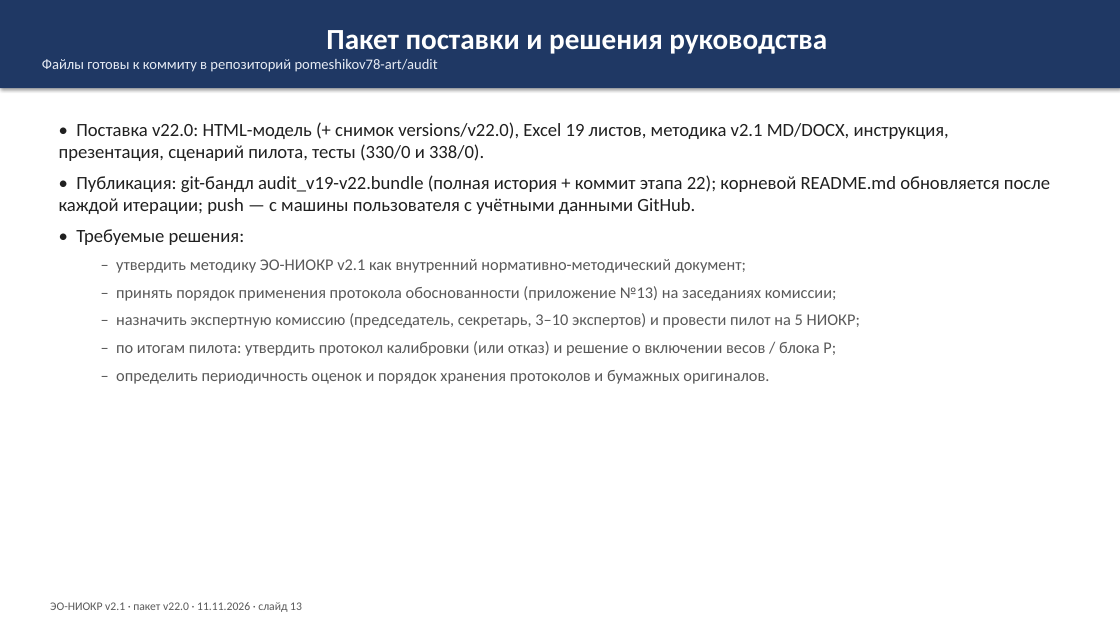
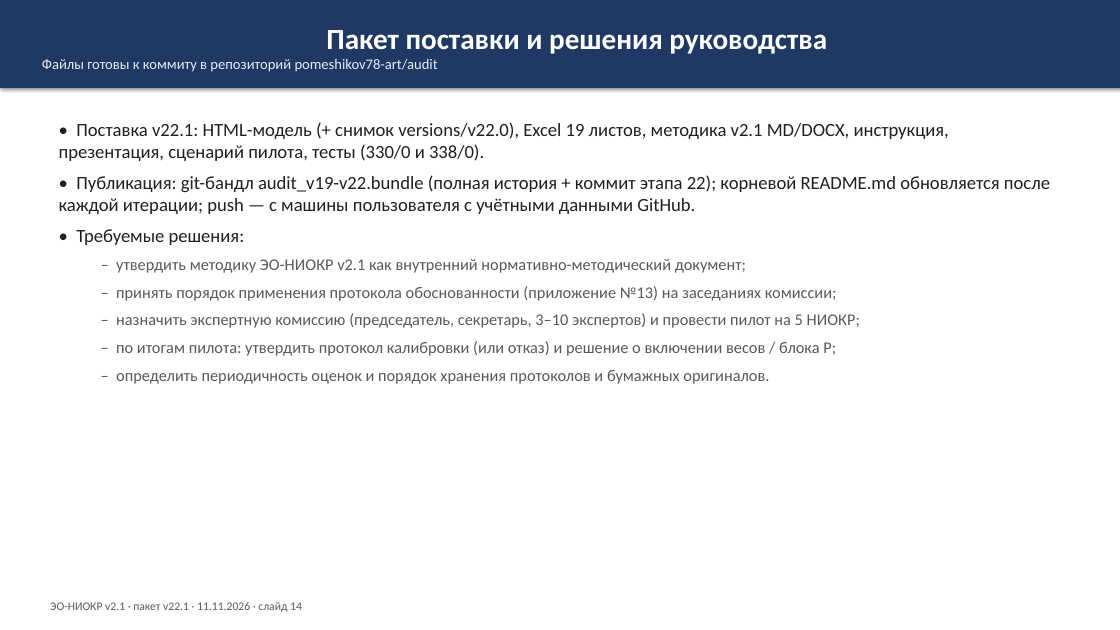
Before and after one commit to pomeshikov78-art/audit, a slide deck: slide 14 of output/12_Презентация_ЭО_НИОКР_v22.pptx (slide 13 before the commit). Drawn at 1120x630 pixels with LibreOffice and Linux fonts; fonts in the diff are those of the drawing. Boxes give left, top, right and bottom in pixels: in the first picture for what was removed or moved away, otherwise in the second. Text is boxed around its words. In the diff, an @@ line names an element or a change of style, - is before the commit and + after.

Commit message:
Этап 23 (v22.1): синхронизация информации пакета и запись в репозиторий
Сквозной аудит согласованности (scripts/_sync23_audit.py, только стандартная библиотека):
факты извлечены из OOXML/HTML/MD (19 листов Excel, 14 слайдов, 21 раздел и 13 приложений
методики, 18 колонок CSV, версия модели, идентичность снимку, числа стенда) и сверены
с утверждениями корневого README, итогового README, инструкции, сценария, презентации
и журнала версий. Итог: 116 проверок / 0 расхождений.

Устранено реальное рассогласование числового формата: генерируемые документы использовали
десятичную точку, остальной пакет - запятую. Введён форматтер ru_num() с защитой версий,
дат, номеров разделов и имён файлов; презентация и сценарий перегенерированы.
В презентацию добавлен слайд 'Обоснованность на учебном стенде' с таблицей по всем 5 НИОКР
(n, I_A/I_C, W, ДИ с зонами и устойчивостью, ворота, вердикт) - 14 слайдов; значения
синхронны с корневым README и §6.1 сценария.

Модель v22.0, Excel v22 (19 листов) и методика ЭО-НИОКР v2.1 НЕ изменялись.
Расчётные проверки этапа 22 в силе: test_v22.js 330/0, _qa22_probe.js 28/28,
verify_10_xlsx_22.py 338/0.

Обновлены: корневой README.md (журнал итераций + раздел синхронизации), итоговый README
(поставка v22.1), инструкция, VERSIONS.md (пункт 32).

```diff
--- a/output/12_Презентация_ЭО_НИОКР_v22.pptx
+++ b/output/12_Презентация_ЭО_НИОКР_v22.pptx
@@ text at [59, 122, 949, 161]: text changed @@
-• Поставка v22.0: HTML-модель (+ снимок versions/v22.0), Excel 19 листов, методика v2.1 MD/DOCX, инструкция, презентация, сценарий пилота, тесты (330/0 и 338/0).
+• Поставка v22.1: HTML-модель (+ снимок versions/v22.0), Excel 19 листов, методика v2.1 MD/DOCX, инструкция, презентация, сценарий пилота, тесты (330/0 и 338/0).
@@ text at [50, 602, 302, 612]: text changed @@
-ЭО-НИОКР v2.1 · пакет v22.0 · 11.11.2026 · слайд 13
+ЭО-НИОКР v2.1 · пакет v22.1 · 11.11.2026 · слайд 14
```
Also in this commit, not shown: 12 other slides changed, 1 slide added, 11 other files.
